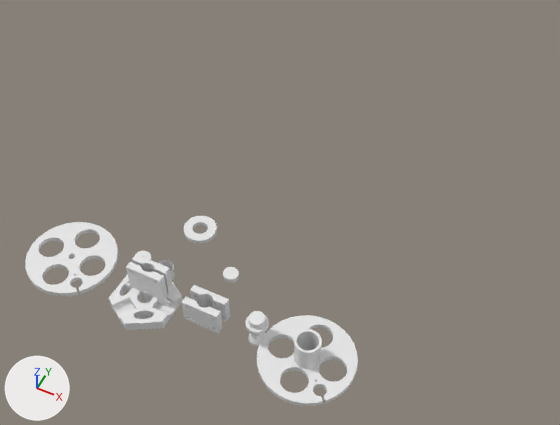
The Blender file robot-parts/robot-parts.blend: old version first, new version second.
One viewpoint serves both versions: a 50 mm lens placed at (437.0, -485.0, 872.0), pointed at (89.0, 213.0, -1.0). Arrows for +X, +Y and +Z are at lower left; the lights stay in place.

The first picture shows 'base', 'base-disk', 'disk', 'foot', 'motor-mount-1', 'motor-mount-2', 'pot-mount', 'pvc-pipe1-2', 'pvc-pipe3-4', 'shim', 'spacer', 'thread-end'.
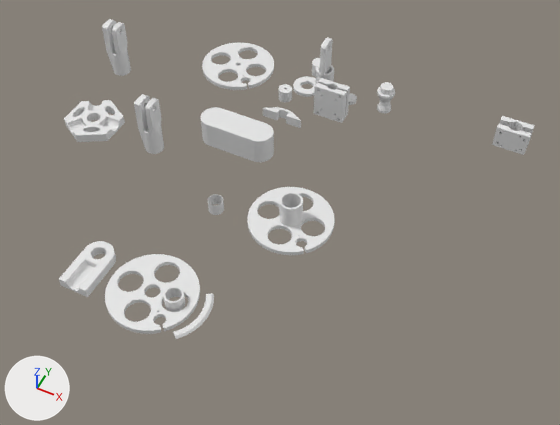
Commit message: autosync shoulder joint

Pixel boxes [x1, y1, x2, y2] of what changed, in the pictures (560 x 425 px):
'base-disk', moved
    before: [257, 315, 358, 406]
    after: [247, 187, 335, 255]
'disk', moved
    before: [25, 222, 118, 296]
    after: [202, 43, 274, 90]
'shoulder-disk', added
    after: [105, 254, 200, 334]
'base', moved
    before: [109, 274, 183, 330]
    after: [64, 100, 125, 142]
'Cylinder', added
    after: [201, 107, 274, 162]
'motor-mount-2', moved
    before: [126, 254, 173, 305]
    after: [313, 78, 350, 123]
'motor-mount-1', moved
    before: [182, 285, 230, 334]
    after: [492, 116, 535, 155]
'shoulder', added
    after: [59, 241, 116, 297]
'elbow-joint', added
    after: [134, 94, 164, 154]
'joint-f', shown
    after: [102, 19, 131, 76]
'foot', moved
    before: [245, 311, 269, 347]
    after: [377, 82, 395, 114]
'spacer', moved
    before: [184, 216, 217, 243]
    after: [293, 76, 316, 97]
'joint-m', shown
    after: [315, 38, 334, 85]
'pot-mount', moved
    before: [125, 283, 170, 308]
    after: [263, 107, 301, 128]
'disk-rail', moved, turned (not visible before)
    after: [173, 293, 214, 339]
'shoulder-shim', added
    after: [163, 286, 185, 312]
'shim', moved
    before: [159, 260, 175, 280]
    after: [208, 194, 224, 215]
'thread-end', moved
    before: [136, 251, 152, 260]
    after: [279, 84, 292, 102]
'pvc-pipe1-2', moved
    before: [223, 267, 239, 283]
    after: [349, 93, 357, 105]
'pvc-pipe3-4', moved
    before: [143, 291, 151, 303]
    after: [312, 58, 320, 77]

The change in detail:
Mesh me_cylinder_009 is new.
It has 64 vertices, 34 faces and spans x -1.0..4.58, y -1.0..1.0, z -1.0..1.0.
Mesh me_circle_010 is new.
It has 128 vertices, 128 faces and spans x -13.9..13.9, y -13.9..13.9, z 0.0..20.9.
Mesh me_cylinder_006 is new.
It has 138 vertices, 76 faces and spans x -1.16..3.29, y -1.18..1.22, z 0.0..0.81.
Mesh me_cylinder_010 is new.
It has 336 vertices, 182 faces and spans x -1.0..1.0, y -1.0..1.0, z 0.0..7.0.
Object 'disk-rail' (ob_disk_rail) moves from (0.0, 0.0, 0.0) to (74.0, -13.0, 0.0).
Object 'disk-rail' (ob_disk_rail) turns from (0, 0, -46) to (0, 0, -136) degrees about x, y and z.
Object 'thread-end' (ob_thread_end) moves from (-37.0, 35.0, 0.0) to (-22.0, 454.0, 0.0).
Object 'spacer' (ob_spacer) moves from (0.0, 128.0, 0.0) to (0.0, 496.0, 0.0).
Object 'motor-mount-2' (ob_motor_mount_2) moves from (0.0, 0.0, 0.0) to (65.0, 451.0, 0.0).
Object 'shim' (ob_shim) moves from (0.0, 35.0, 0.0) to (0.0, 175.0, 0.0).
Object 'pvc-pipe3-4' (ob_pvc_pipe3_4) moves from (0.0, 0.0, -4.0) to (0.0, 548.0, -4.0).
Object 'foot' (ob_foot) moves from (162.0, 0.0, 0.0) to (142.0, 504.0, 0.0).
Object 'disk' (ob_disk) moves from (-136.0, 0.0, 0.0) to (-136.0, 494.0, 0.0).
Object 'base' (ob_base) moves from (0.0, -17.0, 0.0) to (-276.0, 251.0, 0.0).
Object 'pvc-pipe1-2' (ob_pvc_pipe1_2) moves from (81.0, 74.0, 0.0) to (81.0, 498.0, 0.0).
Object 'motor-mount-1' (ob_motor_mount_1) moves from (86.0, 0.0, 0.0) to (358.0, 515.0, 0.0).
Object 'joint-f' (ob_joint_f) is now shown.
Object 'base-disk' (ob_base_disk) moves from (234.0, 0.0, 0.0) to (111.0, 204.0, 0.0).
Object 'joint-m' (ob_joint_m) is now shown.
Object 'pot-mount' (ob_pot_mount) moves from (0.0, 0.0, 0.0) to (0.0, 408.0, 0.0).
Object 'Cylinder' (ob_cylinder) is new; it shows me_cylinder_009.
Its location is (-84.0, 322.0, 14.0).
Its scale is (22.8, 22.8, 22.8).
Object 'shoulder-shim' (ob_shoulder_shim) is new; it shows me_circle_010.
Its location is (36.0, 0.0, 0.0).
Object 'elbow-joint' (ob_elbow_joint) is new; it shows a copy of the mesh of ob_joint_f.
Its location is (-157.0, 248.0, 0.0).
Its scale is (11.2, 11.2, 11.2).
Object 'shoulder' (ob_shoulder) is new; it shows me_cylinder_006.
Its location is (-100.0, 17.0, 0.0).
Its rotation in degrees is (0, 0, -90).
Its scale is (18.9, 18.9, 18.9).
Object 'shoulder-disk' (ob_shoulder_disk) is new; it shows me_cylinder_010.
Its location is (0.0, 0.0, 0.0).
Its rotation in degrees is (0, 0, -46).
Its scale is (64.7, 64.7, 1.0).
